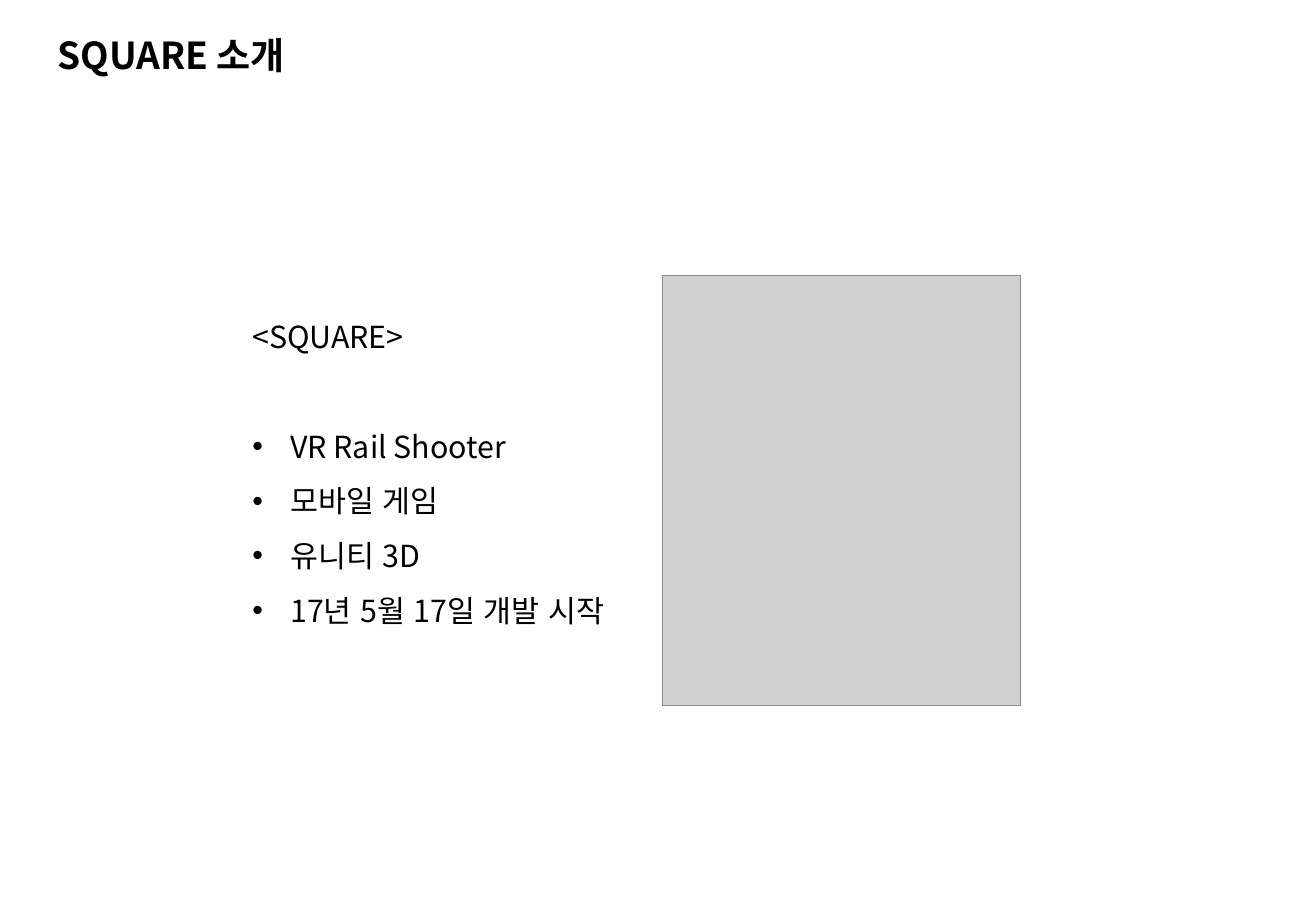
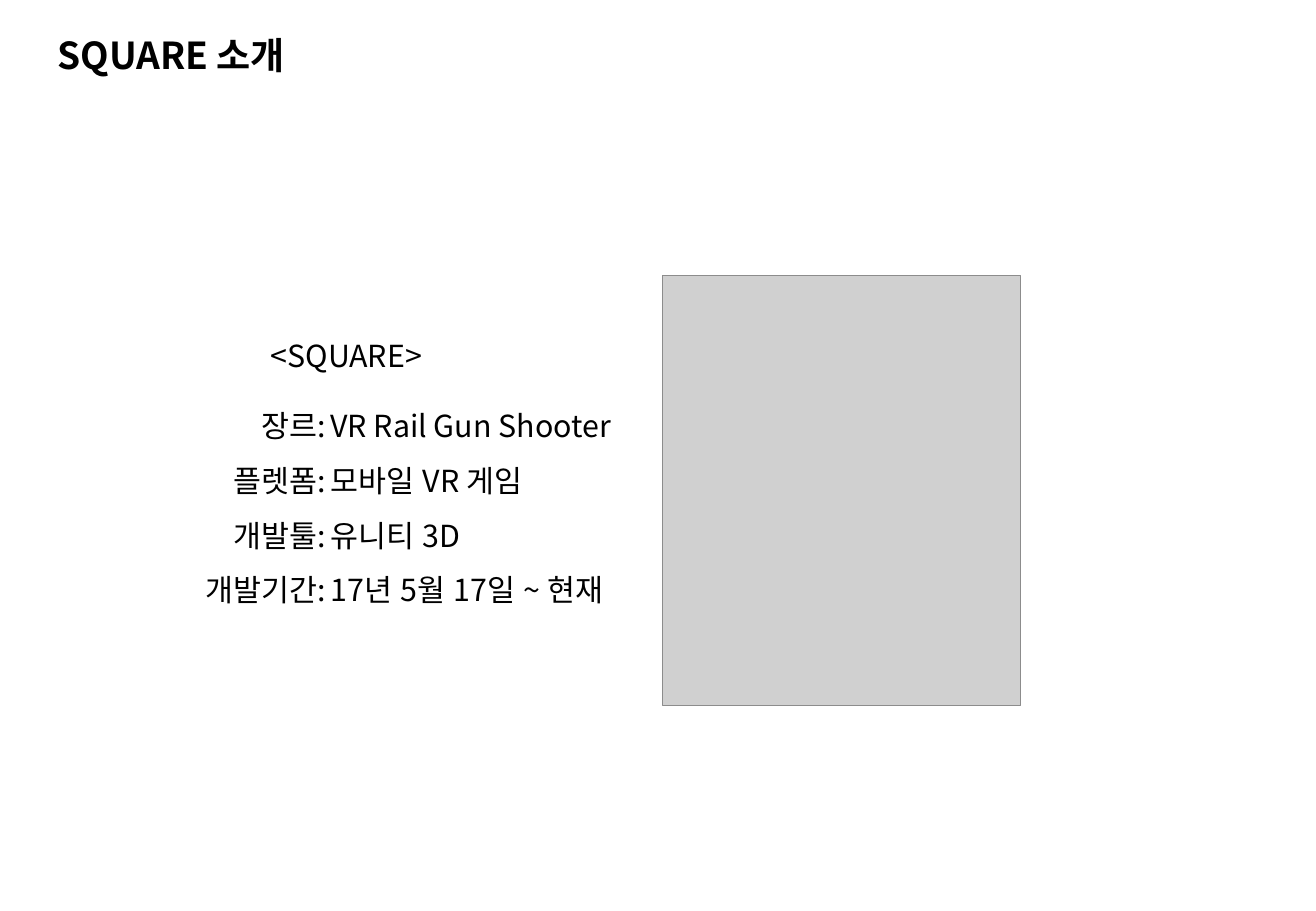
Before and after one commit to Hanghyeon/SQUARE, a slide deck: slide 4 of User_OtherFiles/포폴 발표 준비/2017_NCIA.pptx. Drawn at 1316x911 pixels with LibreOffice and Linux fonts; fonts in the diff are those of the drawing; grey boxes stand for pictures; background and template pictures are left out. Boxes give left, top, right and bottom in pixels: in the first picture for what was removed or moved away, otherwise in the second. Text is boxed around its words. In the diff, an @@ line names an element or a change of style, - is before the commit and + after.

```diff
--- a/User_OtherFiles/포폴 발표 준비/2017_NCIA.pptx
+++ b/User_OtherFiles/포폴 발표 준비/2017_NCIA.pptx
@@ text added at [271, 344, 422, 373], 18 pt, text #000000 @@
+<SQUARE>
@@ text "VR Rail Gun Shooter": place and size @@
-text "VR Rail Gun Shooter" at [252, 325, 604, 625]
+text "VR Rail Gun Shooter" at [330, 412, 611, 604]
@@ text added at [205, 412, 325, 604], 18 pt, text #000000 @@
+장르:
+플렛폼:
+개발툴:
+개발기간:
@@ text at [330, 412, 611, 495]: text changed @@
-<SQUARE>
-• VR Rail Shooter
-• 모바일 게임
+VR Rail Gun Shooter
+모바일 VR 게임
@@ text at [330, 522, 461, 550]: bullet • to none @@
@@ text at [330, 576, 604, 604]: text changed @@
-• 17년 5월 17일 개발 시작
+17년 5월 17일 ~ 현재
```
Also in this commit, not shown: 2 other slides changed, 25 slides added, 8 slides removed, 19 other files.
